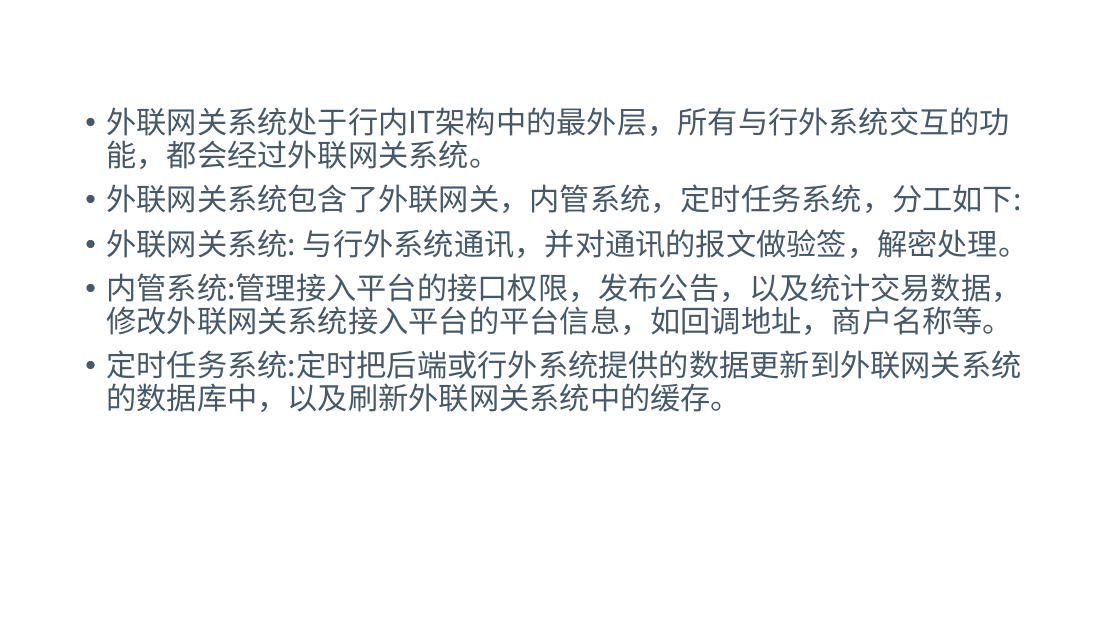
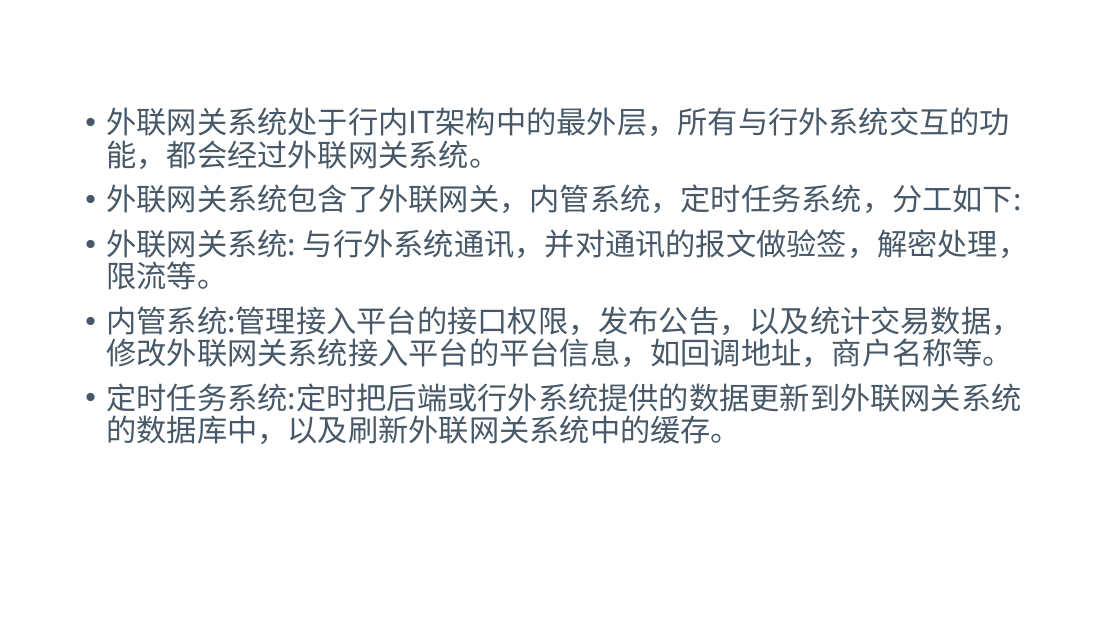
Before and after one commit to z467247132/level_up, a slide deck: slide 7 of 03案例分享/项目案例.pptx. Drawn at 1120x630 pixels with LibreOffice and Linux fonts; fonts in the diff are those of the drawing; background and template pictures are left out. Boxes give left, top, right and bottom in pixels: in the first picture for what was removed or moved away, otherwise in the second. Text is boxed around its words. In the diff, an @@ line names an element or a change of style, - is before the commit and + after.

```diff
--- a/03案例分享/项目案例.pptx
+++ b/03案例分享/项目案例.pptx
@@ text at <box>106,229,1028,290</box>: text changed @@
-• 外联网关系统: 与行外系统通讯，并对通讯的报文做验签，解密处理。
+• 外联网关系统: 与行外系统通讯，并对通讯的报文做验签，解密处理，限流等。
```
Also in this commit, not shown: 2 other slides changed, 5 slides removed.
